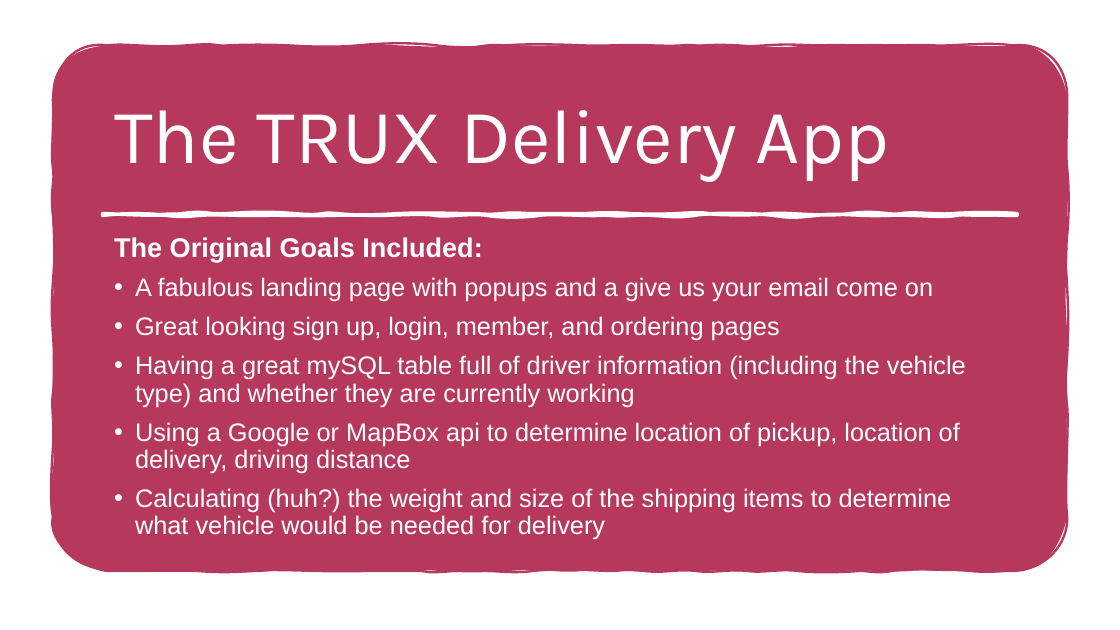
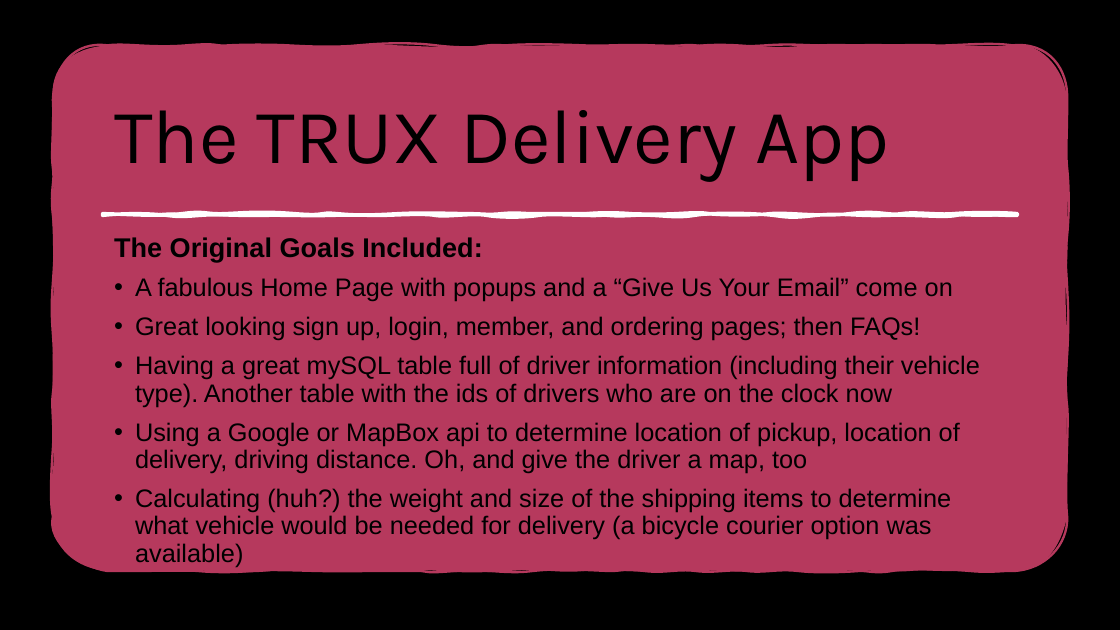
Before and after one commit to BetsyPetering/ProjectTwo, a slide deck: slide 5 of T R U X.pptx. Drawn at 1120x630 pixels with LibreOffice and Linux fonts; fonts in the diff are those of the drawing. Boxes give left, top, right and bottom in pixels: in the first picture for what was removed or moved away, otherwise in the second. Text is boxed around its words. In the diff, an @@ line names an element or a change of style, - is before the commit and + after.

```diff
--- a/T R U X.pptx
+++ b/T R U X.pptx
@@ background #FFFFFF to #000000 @@
@@ rectangle at [0, 0, 1120, 630]: fill #FFFFFF to #000000 @@
@@ title "The TRUX Delivery App" at [114, 110, 889, 181]: text colour #FFFFFF to #000000 @@
@@ text at [114, 237, 482, 262]: text colour #FFFFFF to #000000 in "The Original Goals Included:" @@
@@ text at [135, 277, 980, 567]: text changed; text colour #FFFFFF to #000000 @@
-• A fabulous landing page with popups and a give us your email come on
-• Great looking sign up, login, member, and ordering pages
-• Having a great mySQL table full of driver information (including the vehicle type) and whether they are currently working
-• Using a Google or MapBox api to determine location of pickup, location of delivery, driving distance
-• Calculating (huh?) the weight and size of the shipping items to determine what vehicle would be needed for delivery
+• A fabulous Home Page with popups and a “Give Us Your Email” come on
+• Great looking sign up, login, member, and ordering pages; then FAQs!
+• Having a great mySQL table full of driver information (including their vehicle type). Another table with the ids of drivers who are on the clock now
+• Using a Google or MapBox api to determine location of pickup, location of delivery, driving distance. Oh, and give the driver a map, too
+• Calculating (huh?) the weight and size of the shipping items to determine what vehicle would be needed for delivery (a bicycle courier option was available)
```
Also in this commit, not shown: 4 other slides changed, 1 slide added, 1 other file.
